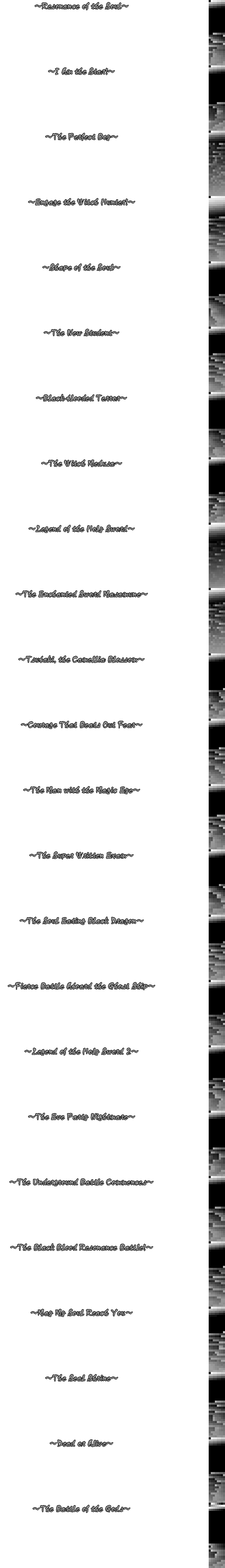
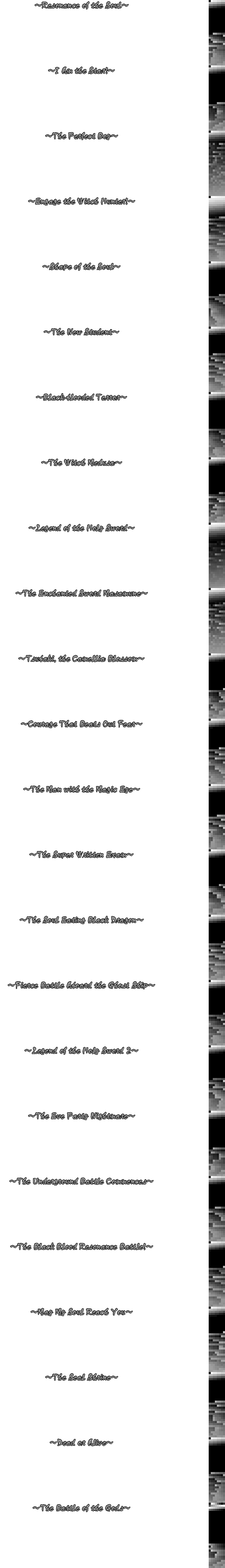
The second 225x1568 image is a revision of the first. Changes to its layers:
painted on "～Resonance of the Soul～ ～I Am the Star!～ ～The Perfect Boy～ ～Eng" over [8, 1, 156, 1513]
